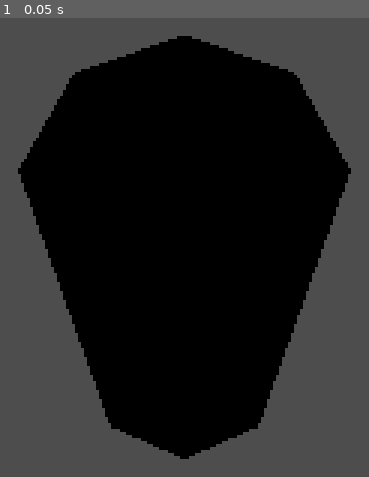
Above: before the commit, frame 1.
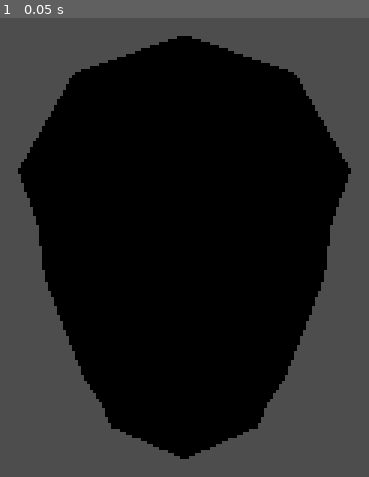
Above: after the commit, the same moment.

Repository: TaikiKume/WaraiWoBarenai
Game: Godot game, scene res://main.tscn
The game is run twice, just before and just after one commit, with the same random seed, the same clock (stepped at 60 frames per second) and the same inputs.
Inputs:
- Up to frame 1 (0.05 s): no input

The runs differ from the first frame. In frame 1, 1.8% of the frame differs, in the area x 10-90%, y 47-84%.

Commit message:
プレイヤーの追加
playerの笑い声の追加
LevelControllerに笑い声の範囲などを追加

Diff:
--- a/LevelController.gd
+++ b/LevelController.gd
@@ -1,6 +1,10 @@
 extends Node
-
-
+#笑い声の範囲
+var laughRadius : float = 0.0
+#笑いゲージ
+var laughGagePoint : float = 0.0
+#ゲージの増える量
+var laughGageAddPoint : float = 1.0
 # Called when the node enters the scene tree for the first time.
 func _ready():
 	pass # Replace with function body.
@@ -8,4 +12,18 @@
 
 # Called every frame. 'delta' is the elapsed time since the previous frame.
 func _process(delta):
-	pass
+	laughGagePoint+=laughGageAddPoint*delta
+
+
+#笑いゲージ減らす
+func _removeLaughGagePoint(removePoint):
+	laughGagePoint += removePoint;
+	laughGagePoint = clampf(laughGagePoint,0,100);
+
+#笑い声を大きくする
+func _addLaughRadius(addRadius):
+	laughRadius+=addRadius;
+
+#笑いを止める
+func _resetLaughRadius():
+	laughRadius = 0;
--- /dev/null
+++ b/Player.gd
@@ -0,0 +1,30 @@
+extends Node3D
+#笑い声の広がる速さ
+@export var laughSpreadSpeed :float = 1.0
+
+#笑い声ゲージの減る速さ
+@export var laughPointSpeed : float=2.0
+
+#声の大きさが上がる速さ
+@export var addVolumeSpeed :float = 2.0
+#ピッチの上がる速さ
+@export var addPitchScaleSpeed : float = 0.1
+
+# Called when the node enters the scene tree for the first time.
+func _ready():
+	pass # Replace with function body.
+
+
+# Called every frame. 'delta' is the elapsed time since the previous frame.
+func _process(delta):
+	if(Input.is_action_just_pressed("Laugh")):
+		$AudioStreamPlayer.play()
+	if (Input.is_action_pressed("Laugh")):
+			$AudioStreamPlayer.volume_db +=2*delta
+			$AudioStreamPlayer.pitch_scale+=0.1*delta
+			get_parent()._addLaughRadius(laughSpreadSpeed*delta)
+			get_parent()._removeLaughGagePoint(-laughPointSpeed*delta)
+	else:
+		$AudioStreamPlayer.stop()
+		$AudioStreamPlayer.pitch_scale=1
+		get_parent()._resetLaughRadius()
--- a/main.tscn
+++ b/main.tscn
@@ -1,7 +1,8 @@
-[gd_scene load_steps=3 format=3 uid="uid://bdr6u28mxy1nk"]
+[gd_scene load_steps=4 format=3 uid="uid://bdr6u28mxy1nk"]
 
 [ext_resource type="Script" path="res://LevelController.gd" id="1_ly0cm"]
 [ext_resource type="PackedScene" uid="uid://btfwplr3egwdi" path="res://oni.tscn" id="2_58pul"]
+[ext_resource type="PackedScene" uid="uid://dljwc2flq6qml" path="res://player.tscn" id="3_516bt"]
 
 [node name="Node3D" type="Node3D"]
 
@@ -12,3 +13,5 @@
 script = ExtResource("1_ly0cm")
 
 [node name="Oni" parent="LevelController" instance=ExtResource("2_58pul")]
+
+[node name="Player" parent="LevelController" instance=ExtResource("3_516bt")]
--- /dev/null
+++ b/player.tscn
@@ -0,0 +1,16 @@
+[gd_scene load_steps=4 format=3 uid="uid://dljwc2flq6qml"]
+
+[ext_resource type="Script" path="res://Player.gd" id="1_ps5xe"]
+[ext_resource type="AudioStream" uid="uid://chacac5ybnkoj" path="res://LaughVoice.wav" id="2_2iiih"]
+
+[sub_resource type="CapsuleMesh" id="CapsuleMesh_1s654"]
+
+[node name="Player" type="Node3D"]
+script = ExtResource("1_ps5xe")
+
+[node name="MeshInstance3D" type="MeshInstance3D" parent="."]
+mesh = SubResource("CapsuleMesh_1s654")
+
+[node name="AudioStreamPlayer" type="AudioStreamPlayer" parent="."]
+stream = ExtResource("2_2iiih")
+pitch_scale = 0.41
--- a/project.godot
+++ b/project.godot
@@ -15,6 +15,14 @@
 config/features=PackedStringArray("4.2", "Mobile")
 config/icon="res://icon.svg"
 
+[input]
+
+Laugh={
+"deadzone": 0.5,
+"events": [Object(InputEventKey,"resource_local_to_scene":false,"resource_name":"","device":-1,"window_id":0,"alt_pressed":false,"shift_pressed":false,"ctrl_pressed":false,"meta_pressed":false,"pressed":false,"keycode":0,"physical_keycode":32,"key_label":0,"unicode":32,"echo":false,"script":null)
+]
+}
+
 [rendering]
 
 renderer/rendering_method="mobile"
Not shown, added: LaughVoice.wav.import
Not shown, added: LaughVoice.wav
